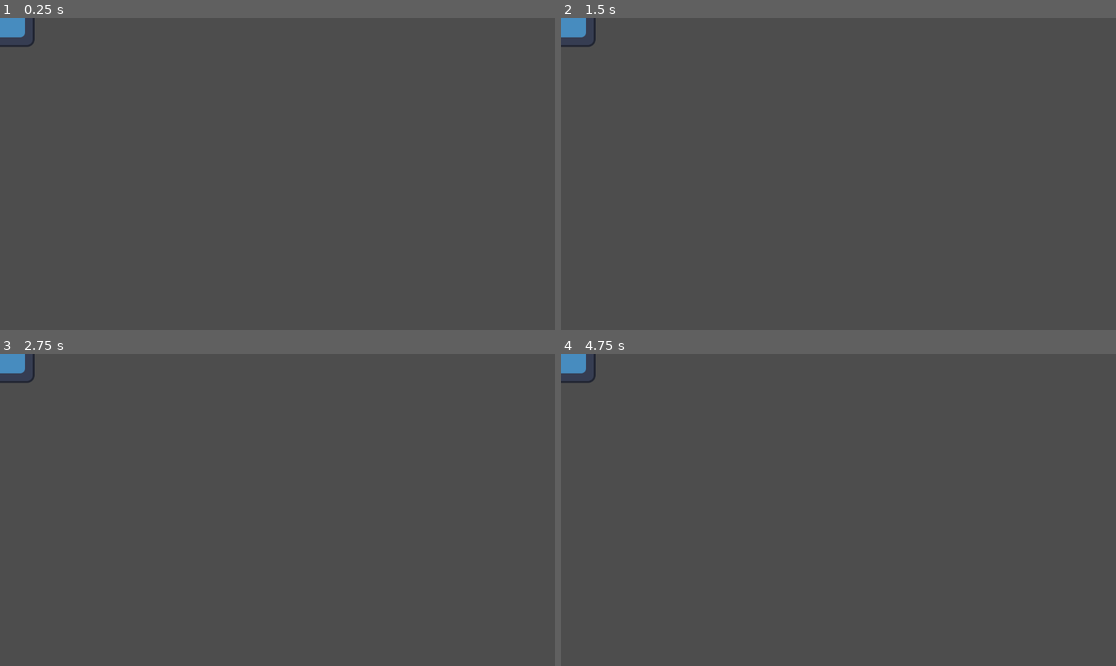
Above: before the commit, frames 1-4 (two rows, left to right).
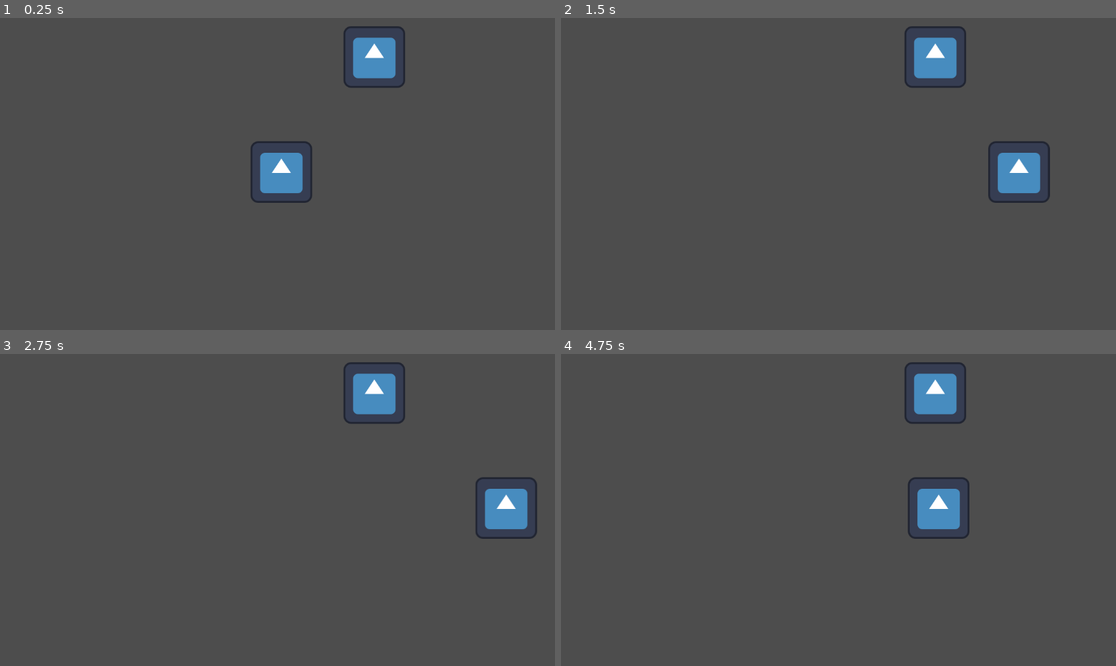
Above: after the commit, the same moments.

Repository: dzfrias/gladiator
Game: Godot game, scene res://scenes/test_scene.tscn
The game is run twice, just before and just after one commit, with the same random seed, the same clock (stepped at 60 frames per second) and the same inputs. Before the commit the project has no main scene; this scene is started directly in both runs. The engine's default icon, where the game draws it, is replaced by a stand-in: a white triangle on a blue panel in a dark square.
Inputs:
- Up to frame 1 (0.25 s): no input
- Up to frame 2 (1.5 s): tap Enter at 0.5 s; hold D (right, bound only after the commit) 0.53-1.28 s; hold A (left, bound only after the commit) from 1.28 s (still down)
- Up to frame 3 (2.75 s): release A (left, bound only after the commit) at 2.03 s; hold D (right, bound only after the commit) from 2.03 s (still down)
- Up to frame 4 (4.75 s): tap Space at 3.5 s; release D (right, bound only after the commit) at 3.53 s; hold A (left, bound only after the commit) from 3.53 s (still down)

The runs differ from the first frame. In frame 1, 2.9% of the frame differs, in the area x 0-73%, y 0-60%; in frame 2, 2.9%, in the area x 0-89%, y 0-60%; in frame 3, 2.9%; in frame 4, 2.9%.

Commit message:
add basic x axis movement

Diff:
--- a/project.godot
+++ b/project.godot
@@ -11,9 +11,21 @@
 [application]
 
 config/name="gladiator"
+run/main_scene="res://scenes/test_scene.tscn"
 config/features=PackedStringArray("4.3", "Forward Plus")
 config/icon="res://icon.svg"
 
-[rendering]
+[input]
 
-renderer/rendering_method="forward_plus"
+left={
+"deadzone": 0.5,
+"events": [Object(InputEventKey,"resource_local_to_scene":false,"resource_name":"","device":-1,"window_id":0,"alt_pressed":false,"shift_pressed":false,"ctrl_pressed":false,"meta_pressed":false,"pressed":false,"keycode":0,"physical_keycode":65,"key_label":0,"unicode":97,"location":0,"echo":false,"script":null)
+, Object(InputEventKey,"resource_local_to_scene":false,"resource_name":"","device":-1,"window_id":0,"alt_pressed":false,"shift_pressed":false,"ctrl_pressed":false,"meta_pressed":false,"pressed":false,"keycode":0,"physical_keycode":4194319,"key_label":0,"unicode":0,"location":0,"echo":false,"script":null)
+]
+}
+right={
+"deadzone": 0.5,
+"events": [Object(InputEventKey,"resource_local_to_scene":false,"resource_name":"","device":-1,"window_id":0,"alt_pressed":false,"shift_pressed":false,"ctrl_pressed":false,"meta_pressed":false,"pressed":false,"keycode":0,"physical_keycode":68,"key_label":0,"unicode":100,"location":0,"echo":false,"script":null)
+, Object(InputEventKey,"resource_local_to_scene":false,"resource_name":"","device":-1,"window_id":0,"alt_pressed":false,"shift_pressed":false,"ctrl_pressed":false,"meta_pressed":false,"pressed":false,"keycode":0,"physical_keycode":4194321,"key_label":0,"unicode":0,"location":0,"echo":false,"script":null)
+]
+}
--- a/scenes/player.tscn
+++ b/scenes/player.tscn
@@ -1,8 +1,17 @@
-[gd_scene load_steps=2 format=3 uid="uid://dv7ihnextsw4v"]
+[gd_scene load_steps=4 format=3 uid="uid://dv7ihnextsw4v"]
 
+[ext_resource type="Script" path="res://scripts/player.gd" id="1_5wdcp"]
 [ext_resource type="Texture2D" uid="uid://dccns2r7l5dx3" path="res://icon.svg" id="1_rjir4"]
 
-[node name="Player" type="Node2D"]
+[sub_resource type="RectangleShape2D" id="RectangleShape2D_m5kfl"]
+size = Vector2(130, 128)
+
+[node name="Player" type="CharacterBody2D"]
+script = ExtResource("1_5wdcp")
+move_speed = 20000.0
+
+[node name="CollisionShape2D" type="CollisionShape2D" parent="."]
+shape = SubResource("RectangleShape2D_m5kfl")
 
 [node name="Sprite2D" type="Sprite2D" parent="."]
 texture = ExtResource("1_rjir4")
--- a/scenes/test_scene.tscn
+++ b/scenes/test_scene.tscn
@@ -7,7 +7,10 @@
 
 [node name="Player" parent="." instance=ExtResource("1_ql7v1")]
 position = Vector2(8, -4)
+move_speed = 40000.0
 
 [node name="Block" type="Sprite2D" parent="."]
 position = Vector2(201, -243)
 texture = ExtResource("2_xlqv4")
+
+[node name="Camera2D" type="Camera2D" parent="."]
--- /dev/null
+++ b/scripts/player.gd
@@ -0,0 +1,14 @@
+extends CharacterBody2D
+
+@export var move_speed : float = 10000
+
+func _process(delta: float) -> void:
+	if Input.is_action_pressed("left") and Input.is_action_pressed("right"):
+		velocity.x = 0
+	elif Input.is_action_pressed("left"):
+		velocity.x = -move_speed * delta
+	elif Input.is_action_pressed("right"):
+		velocity.x = move_speed * delta
+	else:
+		velocity.x = 0
+	move_and_slide()
